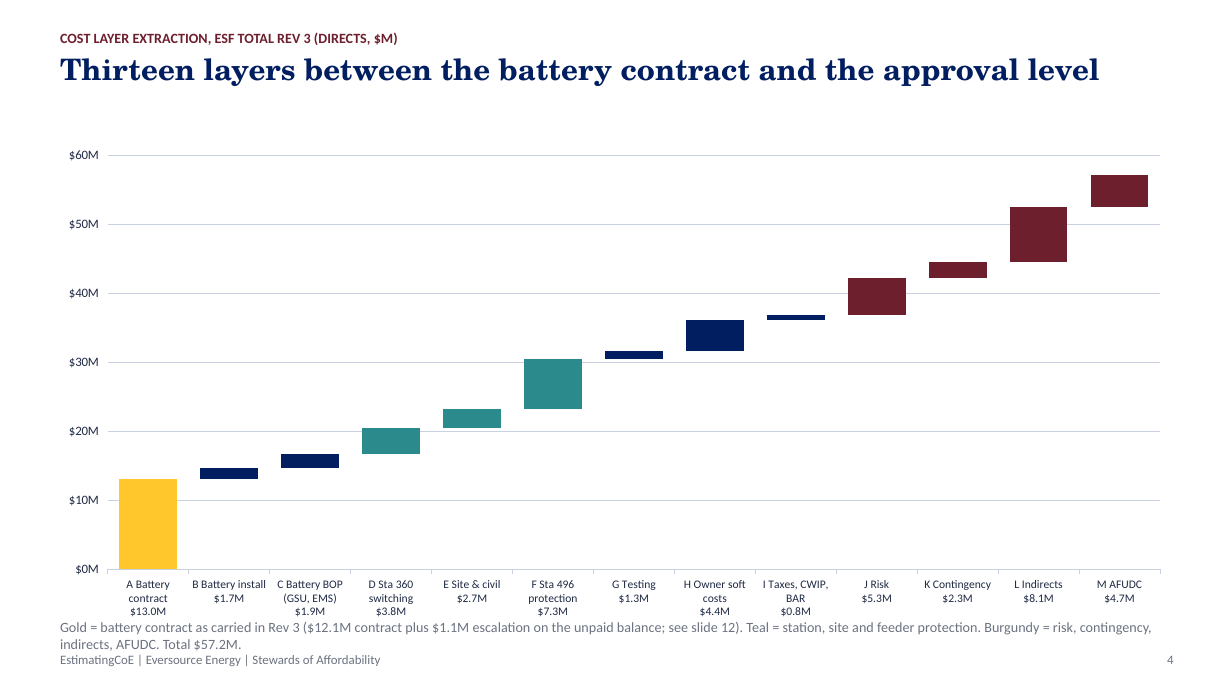
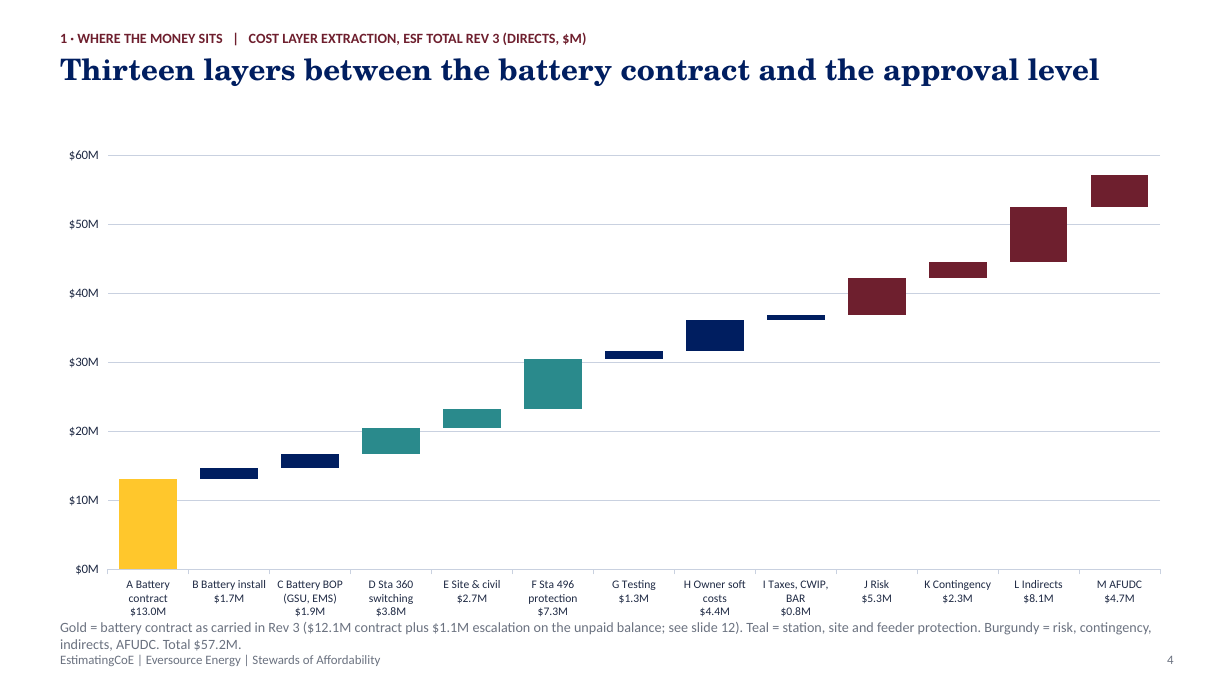
Before and after one commit to gbassaragh/BESS, a slide deck: slide 4 of Hyde Park BESS/6) Cost Analysis Deliverables/Hyde Park BESS - Cost Analysis Deck.pptx. Drawn at 1232x693 pixels with LibreOffice and Linux fonts; fonts in the diff are those of the drawing. Boxes give left, top, right and bottom in pixels: in the first picture for what was removed or moved away, otherwise in the second. Text is boxed around its words. In the diff, an @@ line names an element or a change of style, - is before the commit and + after.

```diff
--- a/Hyde Park BESS/6) Cost Analysis Deliverables/Hyde Park BESS - Cost Analysis Deck.pptx
+++ b/Hyde Park BESS/6) Cost Analysis Deliverables/Hyde Park BESS - Cost Analysis Deck.pptx
@@ text at (60, 32, 586, 45): text changed @@
-COST LAYER EXTRACTION, ESF TOTAL REV 3 (DIRECTS, $M)
+1 · WHERE THE MONEY SITS | COST LAYER EXTRACTION, ESF TOTAL REV 3 (DIRECTS, $M)
```
Also in this commit, not shown: 20 other slides changed, 4 other files.
